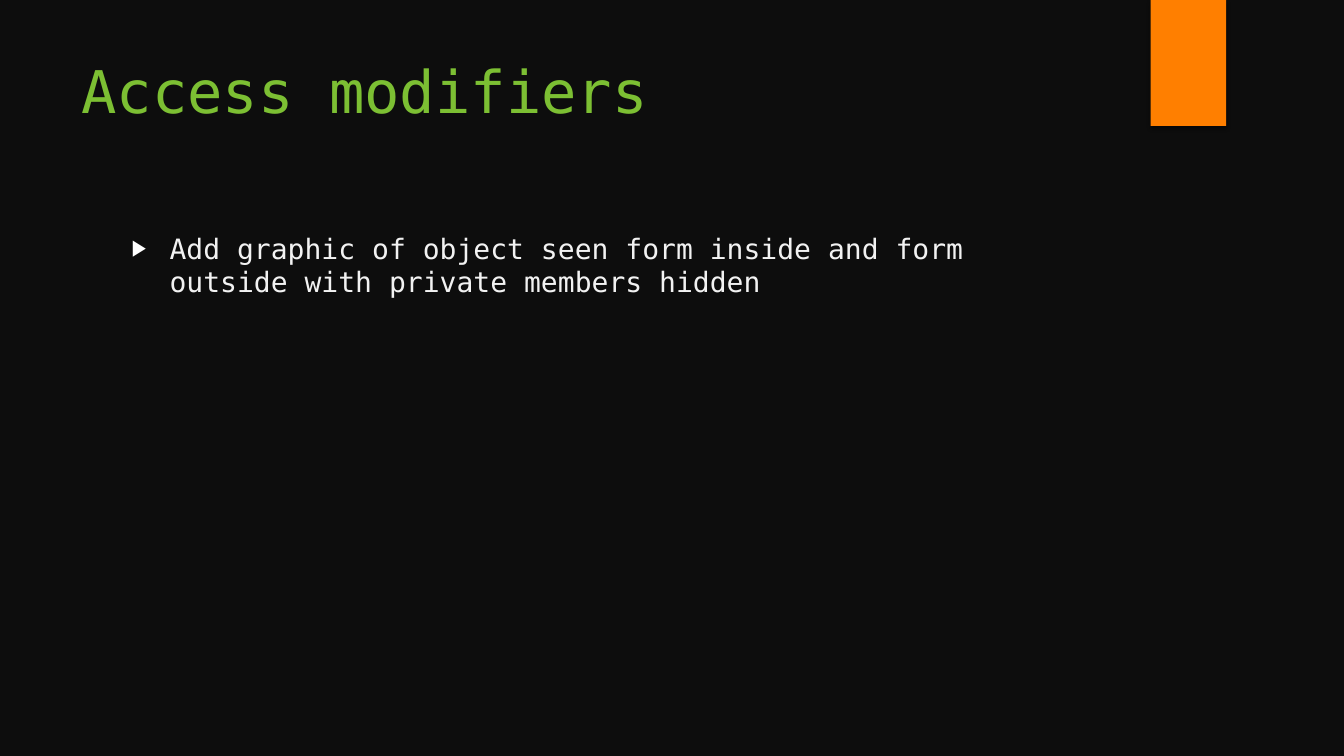
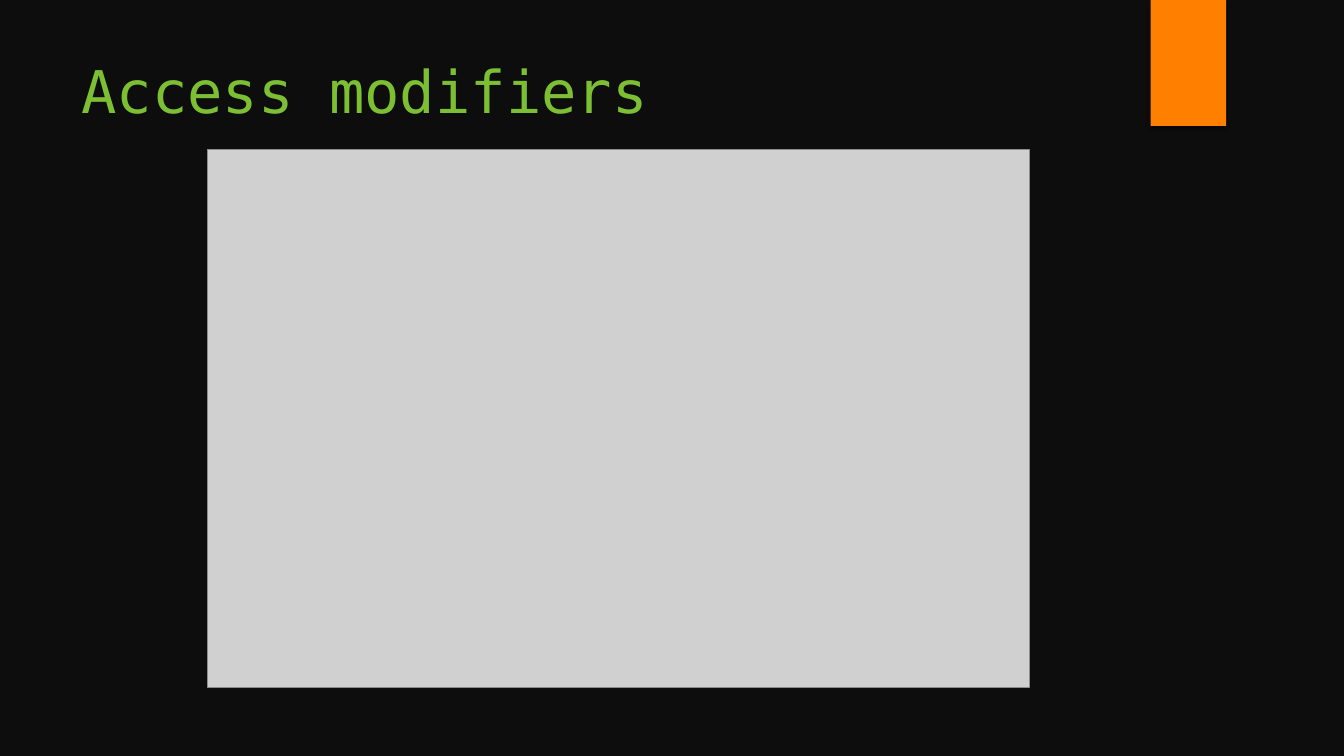
Before and after one commit to fsackur/Powershell-and-SE, a slide deck: slide 8 of Death by powerpoint.pptx. Drawn at 1344x756 pixels with LibreOffice and Linux fonts; fonts in the diff are those of the drawing; grey boxes stand for pictures. Boxes give left, top, right and bottom in pixels: in the first picture for what was removed or moved away, otherwise in the second. Text is boxed around its words. In the diff, an @@ line names an element or a change of style, - is before the commit and + after.

```diff
--- a/Death by powerpoint.pptx
+++ b/Death by powerpoint.pptx
@@ picture added at [208,149,1029,688] @@
@@ text removed at [170,237,963,298] @@
-▶ Add graphic of object seen form inside and form outside with private members hidden
```
Also in this commit, not shown: 2 other slides changed, 3 other files.
